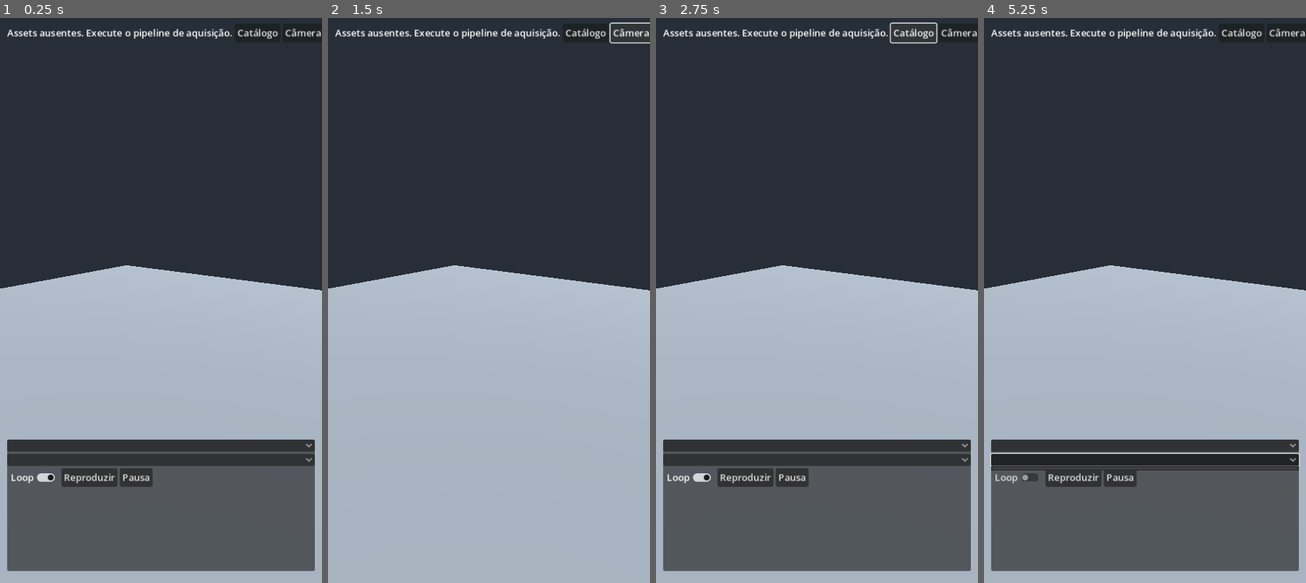
Above: before the commit, frames 1-4 (left to right).
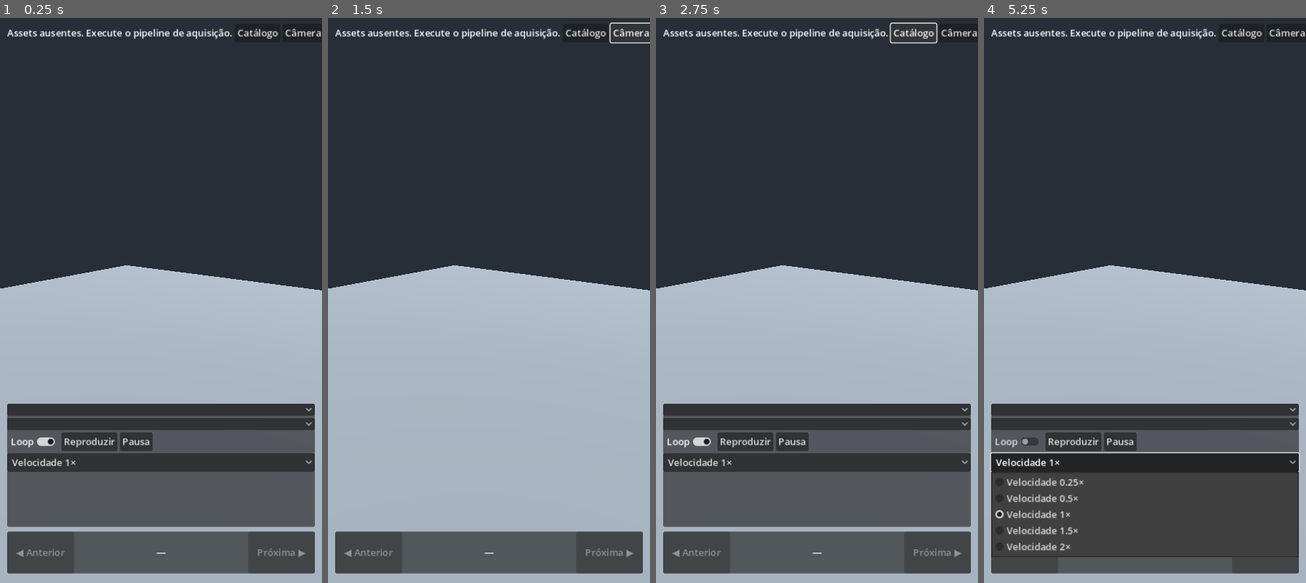
Above: after the commit, the same moments.

Repository: pabloerlis/MyGame
Game: Godot game, scene res://lab/lab_room.tscn
The game is run twice, just before and just after one commit, with the same random seed, the same clock (stepped at 60 frames per second) and the same inputs.
Inputs (mouse positions are in pixels of both pictures, inside the frame that each line leads up to):
- Up to frame 1 (0.25 s): no input
- Up to frame 2 (1.5 s): click "Catálogo" at 0.5 s; click "Câmera" at 1.25 s
- Up to frame 3 (2.75 s): click "Catálogo" at 2 s
- Up to frame 4 (5.25 s): click "Loop" at 2.75 s; click "Reproduzir" at 3.5 s; click "Pausa" at 4.25 s; click (1145, 464) at 5 s, where only the run after the commit has a clickable "Velocidade 1×"

The runs differ from the first frame. In frame 1, 11% of the frame differs, in the area x 2-98%, y 68-99%; in frame 2, 7.2%; in frame 3, 11%; in frame 4, 23%.

Commit message:
feat(lab): persistent animation navigation and playback speed with regression tests

Diff:
--- a/game/lab/lab_room.gd
+++ b/game/lab/lab_room.gd
@@ -19,6 +19,14 @@
 var clips: PackedStringArray = []
 var selected_clip: StringName
 var original_modes := {}
+var clip_index := -1
+var previous_button: Button
+var next_button: Button
+var clip_caption: Label
+var catalog_panel: PanelContainer
+var speed_picker: OptionButton
+const SPEEDS := [0.25, 0.5, 1.0, 1.5, 2.0]
+var playback_speed := 1.0
 
 func _ready() -> void:
 	var sun := DirectionalLight3D.new()
@@ -89,20 +97,53 @@
 		distance = 4.0
 		_update_camera()
 	)
+	# Persistent transport: independent of the collapsible catalog.
+	var nav := PanelContainer.new()
+	root.add_child(nav)
+	nav.set_anchors_and_offsets_preset(Control.PRESET_BOTTOM_WIDE)
+	nav.offset_left = 12
+	nav.offset_right = -12
+	nav.offset_top = -86
+	nav.offset_bottom = -16
+	var nav_row := HBoxContainer.new()
+	nav.add_child(nav_row)
+	previous_button = Button.new()
+	previous_button.text = "◀ Anterior"
+	previous_button.custom_minimum_size = Vector2(112, 62)
+	previous_button.disabled = true
+	nav_row.add_child(previous_button)
+	previous_button.pressed.connect(func(): _step_clip(-1))
+	clip_caption = Label.new()
+	clip_caption.text = "—"
+	clip_caption.horizontal_alignment = HORIZONTAL_ALIGNMENT_CENTER
+	clip_caption.vertical_alignment = VERTICAL_ALIGNMENT_CENTER
+	clip_caption.clip_text = true
+	clip_caption.text_overrun_behavior = TextServer.OVERRUN_TRIM_ELLIPSIS
+	clip_caption.size_flags_horizontal = Control.SIZE_EXPAND_FILL
+	nav_row.add_child(clip_caption)
+	next_button = Button.new()
+	next_button.text = "Próxima ▶"
+	next_button.custom_minimum_size = Vector2(112, 62)
+	next_button.disabled = true
+	nav_row.add_child(next_button)
+	next_button.pressed.connect(func(): _step_clip(1))
 	var bottom := PanelContainer.new()
+	catalog_panel = bottom
 	root.add_child(bottom)
 	bottom.set_anchors_and_offsets_preset(Control.PRESET_BOTTOM_WIDE)
 	bottom.offset_left = 12
 	bottom.offset_right = -12
-	bottom.offset_top = -240
-	bottom.offset_bottom = -20
+	bottom.offset_top = -300
+	bottom.offset_bottom = -94
 	panel = VBoxContainer.new()
 	bottom.add_child(panel)
 	toggle.pressed.connect(func(): bottom.visible = not bottom.visible)
 	scene_picker = OptionButton.new()
+	scene_picker.fit_to_longest_item = false
 	panel.add_child(scene_picker)
 	scene_picker.item_selected.connect(_load_scene)
 	clip_picker = OptionButton.new()
+	clip_picker.fit_to_longest_item = false
 	panel.add_child(clip_picker)
 	clip_picker.item_selected.connect(_select_clip)
 	var row := HBoxContainer.new()
@@ -123,11 +164,22 @@
 		if is_instance_valid(player):
 			player.pause()
 	)
+	speed_picker = OptionButton.new()
+	speed_picker.fit_to_longest_item = false
+	for value in SPEEDS:
+		speed_picker.add_item("Velocidade %s×" % str(value))
+	speed_picker.select(2)
+	panel.add_child(speed_picker)
+	speed_picker.item_selected.connect(_set_speed)
 	details = Label.new()
 	details.autowrap_mode = TextServer.AUTOWRAP_WORD_SMART
 	panel.add_child(details)
 
 func _load_scene(index: int) -> void:
+	if is_instance_valid(player):
+		player.stop()
+		for clip in original_modes:
+			player.get_animation(clip).loop_mode = original_modes[clip]
 	if is_instance_valid(actor):
 		remove_child(actor)
 		actor.queue_free()
@@ -137,6 +189,11 @@
 	clip_picker.clear()
 	clips.clear()
 	selected_clip = &""
+	clip_index = -1
+	_update_transport()
+	if index < 0 or index >= records.size():
+		return
+	scene_picker.select(index)
 	var record: Dictionary = records[index]
 	var packed: Resource = load(str(record["path"]))
 	if not packed is PackedScene:
@@ -154,6 +211,7 @@
 		status.text = "Sem AnimationPlayer"
 		return
 	clips = player.get_animation_list()
+	player.speed_scale = playback_speed
 	for clip in clips:
 		clip_picker.add_item(clip)
 		original_modes[clip] = player.get_animation(clip).loop_mode
@@ -180,8 +238,30 @@
 func _select_clip(index: int) -> void:
 	if index < 0 or index >= clips.size():
 		return
+	clip_index = index
 	selected_clip = StringName(clips[index])
+	clip_picker.select(index)
+	_update_transport()
 	_replay()
+
+func _step_clip(direction: int) -> void:
+	if clips.is_empty() or not is_instance_valid(player):
+		return
+	_select_clip(posmod(clip_index + direction, clips.size()))
+
+func _update_transport() -> void:
+	var available := clip_index >= 0 and clip_index < clips.size()
+	previous_button.disabled = not available or clips.size() < 2
+	next_button.disabled = not available or clips.size() < 2
+	clip_caption.text = "%d/%d\n%s" % [clip_index + 1, clips.size(), selected_clip] if available else "—"
+
+func _set_speed(index: int) -> void:
+	if index < 0 or index >= SPEEDS.size():
+		return
+	playback_speed = float(SPEEDS[index])
+	speed_picker.select(index)
+	if is_instance_valid(player):
+		player.speed_scale = playback_speed
 
 func _replay() -> void:
 	if not is_instance_valid(player) or selected_clip == &"":
--- a/game/project.godot
+++ b/game/project.godot
@@ -3,7 +3,7 @@
 
 [application]
 config/name="MyGame Lab"
-config/version="0.1.0-alpha.1"
+config/version="0.1.0-alpha.2"
 run/main_scene="res://lab/lab_room.tscn"
 
 [display]
--- a/game/tests/smoke.gd
+++ b/game/tests/smoke.gd
@@ -17,6 +17,7 @@
 		return
 	var count := 0
 	var packs := {}
+	var navigation_checks := 0
 	for i in range(lab.records.size()):
 		lab._load_scene(i)
 		if lab.player == null or lab.clips.is_empty():
@@ -24,6 +25,45 @@
 			quit(1)
 			return
 		packs[lab.records[i]["pack"]] = true
+		lab.catalog_panel.hide()
+		lab._select_clip(0)
+		lab.previous_button.pressed.emit()
+		if lab.clip_index != lab.clips.size() - 1 or lab.clip_picker.selected != lab.clip_index or lab.selected_clip != StringName(lab.clips[lab.clip_index]):
+			push_error("Previous navigation wrap/sync failed")
+			quit(1)
+			return
+		lab.next_button.pressed.emit()
+		if lab.clip_index != 0 or lab.clip_picker.selected != 0 or not lab.player.is_playing():
+			push_error("Next navigation wrap/replay failed")
+			quit(1)
+			return
+		if not lab.previous_button.is_visible_in_tree() or not lab.next_button.is_visible_in_tree():
+			push_error("Transport hidden with catalog")
+			quit(1)
+			return
+		lab.loop_toggle.set_pressed_no_signal(false)
+		lab.next_button.pressed.emit()
+		if lab.player.get_animation(lab.selected_clip).loop_mode != Animation.LOOP_NONE:
+			push_error("One-shot mode not preserved")
+			quit(1)
+			return
+		lab.loop_toggle.set_pressed_no_signal(true)
+		lab.previous_button.pressed.emit()
+		if lab.player.get_animation(lab.selected_clip).loop_mode != Animation.LOOP_LINEAR:
+			push_error("Loop mode not preserved")
+			quit(1)
+			return
+		lab.speed_picker.item_selected.emit(0)
+		if not is_equal_approx(lab.player.speed_scale, 0.25):
+			push_error("Slow motion failed")
+			quit(1)
+			return
+		lab.speed_picker.item_selected.emit(2)
+		if not is_equal_approx(lab.player.speed_scale, 1.0):
+			push_error("Normal speed reset failed")
+			quit(1)
+			return
+		navigation_checks += 1
 		for j in range(lab.clips.size()):
 			lab._select_clip(j)
 			var animation: Animation = lab.player.get_animation(lab.selected_clip)
@@ -37,4 +77,5 @@
 		quit(1)
 		return
 	print("SMOKE_OK: ", packs.size(), " packs; ", count, " imported clip variants.")
+	print("TRANSPORT_OK: ", navigation_checks, " scenes; wrap, sync, visibility, playback mode and speed.")
 	quit(0)
Not shown, changed: game/export_presets.cfg
Not shown, changed: docs/04-laboratorio.md
Not shown, changed: docs/06-experimental.md
